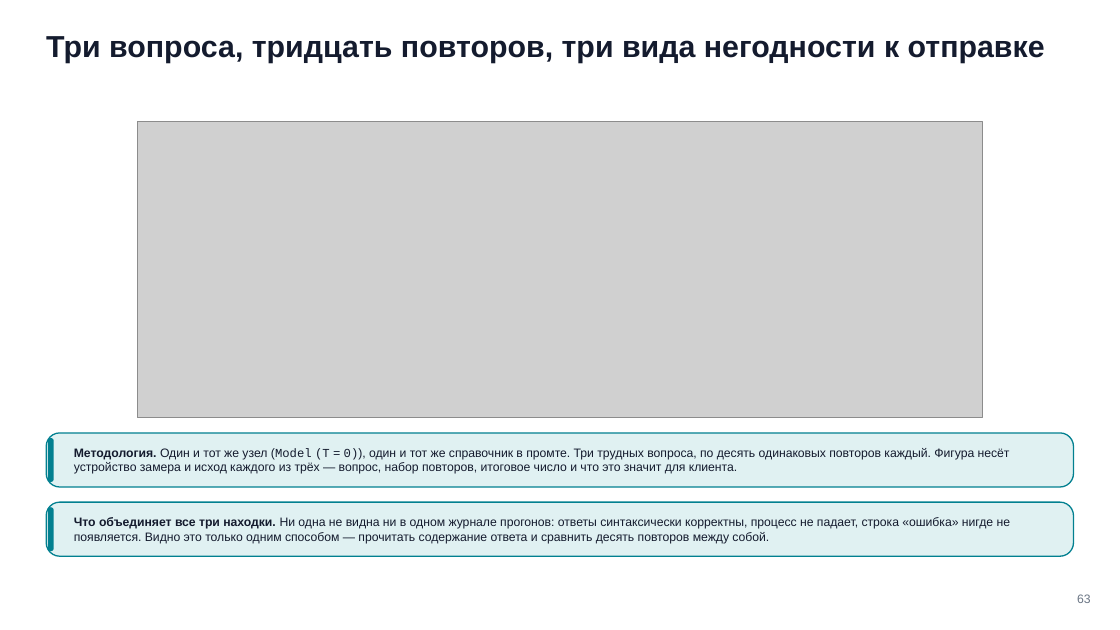
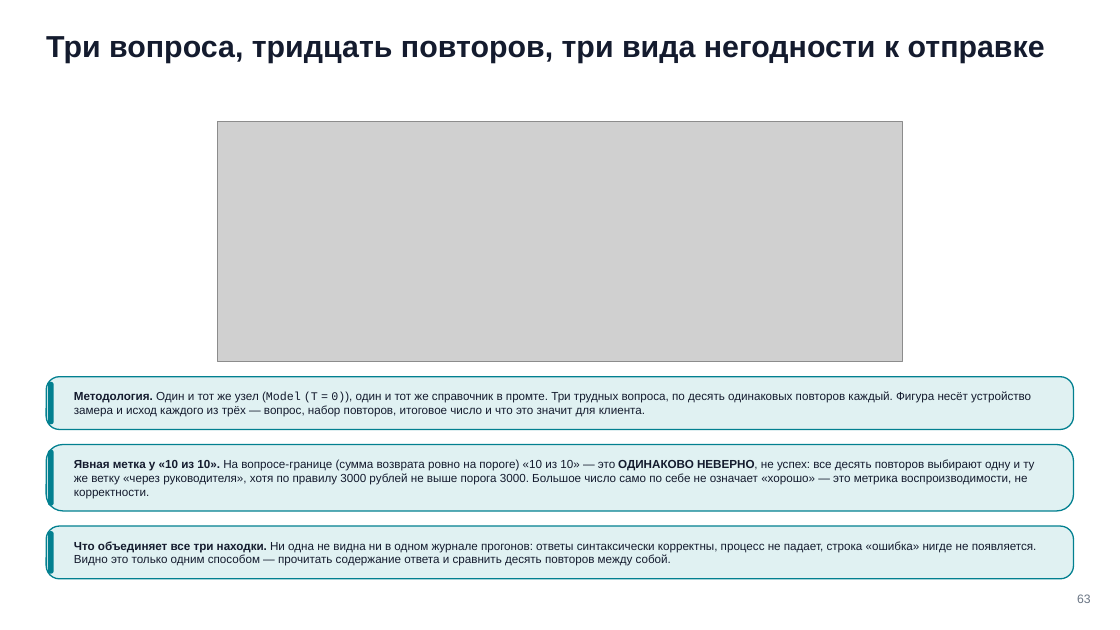
Before and after one commit to tellina-study/AI-usage-lessons, a slide deck: slide 63 of library/seminars/sem-09/rendered/sem-09.pptx. Drawn at 1120x630 pixels with LibreOffice and Linux fonts; fonts in the diff are those of the drawing; grey boxes stand for pictures. Boxes give left, top, right and bottom in pixels: in the first picture for what was removed or moved away, otherwise in the second. Text is boxed around its words. In the diff, an @@ line names an element or a change of style, - is before the commit and + after.

Commit message:
Перепроверка и дожим фидбэка владельца: 5 реальных пробелов найдены и закрыты #299
Независимая проверка каждого пункта фидбэка (6 параллельных сверок) против
дословных формулировок нашла, что Кейсы 1 и 2 выполнены полностью, но 4
кейса имели реальные пробелы, не просто недоделку:

- Кейс 3: объём замера судьи/комбинации был ~13 примеров вместо требуемых
  60 — теперь 20×3=60 на одном и том же наборе вопросов (code 100%,
  judge 90%, combo 85%, с honest-находкой о самопротиворечии судьи).
- Кейс 4: текст защитного промта «до/после» был сознательно скрыт с кадра
  вопреки прямой просьбе владельца — теперь дословно на слайде n52.
- Кейс 5: n60 (где 10/10 читалось как успех) не был доправлен тем же
  способом, что n60a; формат нигде не перенесён; воспроизводимость
  прокручена только на одном вопросе — всё дочинено, включая честную
  находку о баге собственного regex-грейдера (1/10 → реально 6/10).
- Кейс 6: кропа «суммы» не было вообще; кроп «даты» показывал крайности,
  а не реальный порог (quarter/eighth); 2 из 6 разрешений имели 3 замера
  вместо 5; кросс-кейсового сравнения точности не было вообще — всё
  построено на реальных данных, с явной оговоркой о несравнимости шкал
  между кейсами (n75a).

85 слайдов, оба физических сторожа чистые (0 наложений, 0 фигур режут
текст), 46 предупреждений — все в установленных неблокирующих классах.

```diff
--- a/library/seminars/sem-09/rendered/sem-09.pptx
+++ b/library/seminars/sem-09/rendered/sem-09.pptx
@@ picture resized from (x1=137, y1=121, x2=982, y2=418) to (x1=218, y1=121, x2=903, y2=361) @@
@@ rounded rectangle added at (x1=46, y1=376, x2=1074, y2=429), fill #E0F1F2, outline #028090 1.1 pt @@
@@ rounded rectangle added at (x1=48, y1=381, x2=54, y2=424), fill #028090 @@
@@ text "Методология. Один и тот же ..." at (x1=74, y1=391, x2=1031, y2=417): size 10.5 to 10 pt; line spacing 12.4pt to 11.8pt @@
@@ text "Методология. Один и тот же ..." moved from (x1=74, y1=448, x2=1010, y2=474) to (x1=74, y1=391, x2=1031, y2=417) @@
@@ rounded rectangle resized from (x1=46, y1=433, x2=1074, y2=486) to (x1=46, y1=444, x2=1074, y2=511) @@
@@ rounded rectangle resized from (x1=48, y1=438, x2=54, y2=481) to (x1=48, y1=450, x2=54, y2=506) @@
@@ text added at (x1=74, y1=459, x2=1034, y2=498), 10 pt, text #141B2E @@
+Явная метка у «10 из 10». На вопросе-границе (сумма возврата ровно на пороге) «10 из 10» — это ОДИНАКОВО НЕВЕРНО, не успех: все десять повторов выбирают одну и ту же ветку «через руководителя», хотя по правилу 3000 рублей не выше порога 3000. Большое число само по себе не означает «хорошо» — это метрика воспроизводимости, не корректности.
@@ 2 rounded rectangles, 1 text moved together from (x1=46, y1=502, x2=1074, y2=556) to (x1=46, y1=526, x2=1074, y2=579) @@
@@ text "Что объединяет все три находки. ..." at (x1=74, y1=541, x2=1037, y2=566): size 10.5 to 10 pt; line spacing 12.4pt to 11.8pt @@
```
Also in this commit, not shown: 13 other slides changed, 6 slides added, 4 slides removed, 42 other files.
